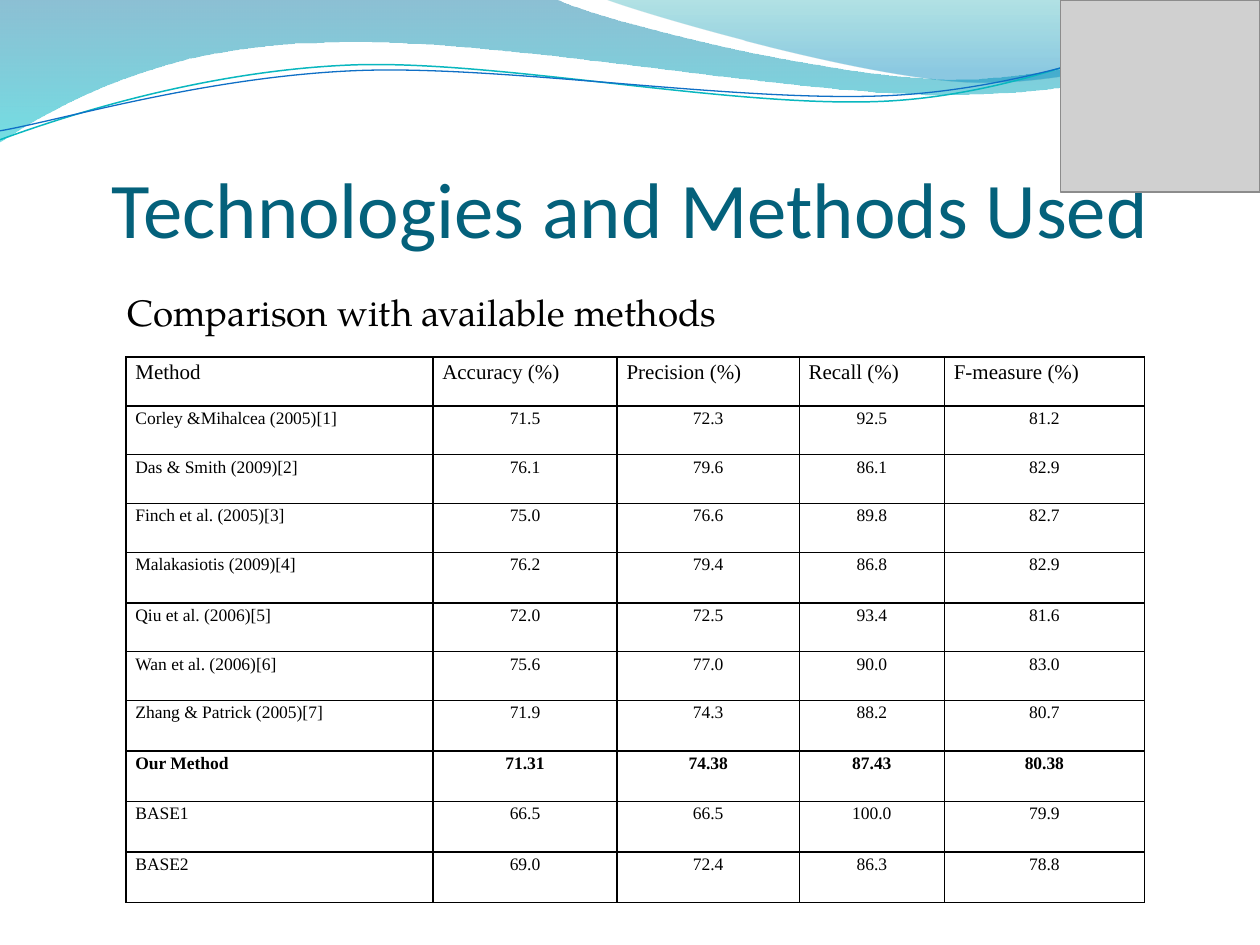
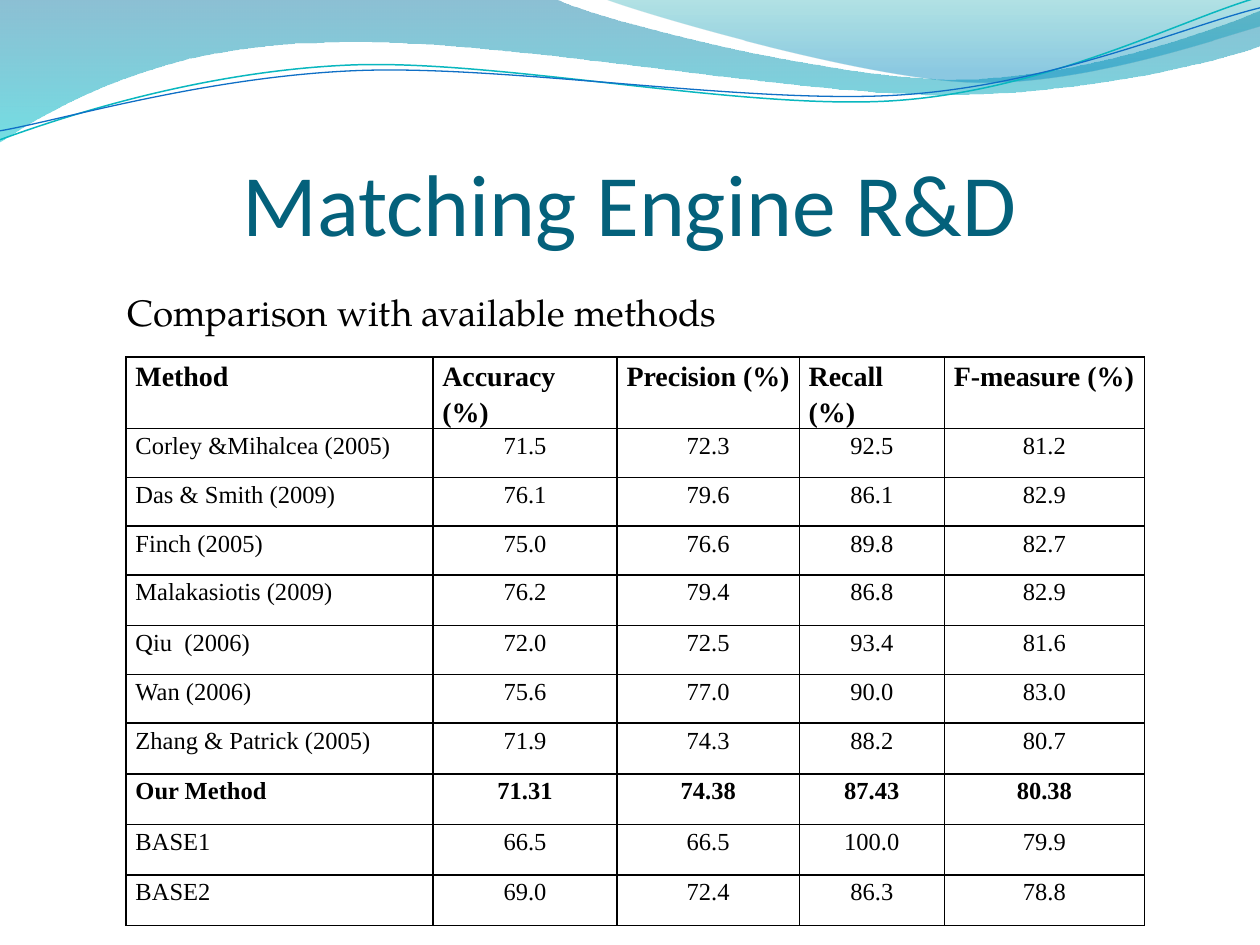
Before and after one commit to rohan501206/project-plagiabust, a slide deck: slide 29 of project docs/Final Presentation.pptx (slide 25 before the commit). Drawn at 1260x945 pixels with LibreOffice and Linux fonts; fonts in the diff are those of the drawing; grey boxes stand for pictures; background and template pictures are left out. Boxes give left, top, right and bottom in pixels: in the first picture for what was removed or moved away, otherwise in the second. Text is boxed around its words. In the diff, an @@ line names an element or a change of style, - is before the commit and + after.

```diff
--- a/project docs/Final Presentation.pptx
+++ b/project docs/Final Presentation.pptx
@@ picture removed at [1061,0,1260,192] @@
@@ title at [242,175,1016,251]: text changed; size 45 to 50 pt @@
-Technologies and Methods Used
+Matching Engine R&D
@@ table at [126,357,1145,931] @@
-row 2, column 1: Corley &Mihalcea (2005)[1]
+row 2, column 1: Corley &Mihalcea (2005)
-row 3, column 1: Das & Smith (2009)[2]
+row 3, column 1: Das & Smith (2009)
-row 4, column 1: Finch et al. (2005)[3]
+row 4, column 1: Finch (2005)
-row 5, column 1: Malakasiotis (2009)[4]
+row 5, column 1: Malakasiotis (2009)
-row 6, column 1: Qiu et al. (2006)[5]
+row 6, column 1: Qiu (2006)
-row 7, column 1: Wan et al. (2006)[6]
+row 7, column 1: Wan (2006)
-row 8, column 1: Zhang & Patrick (2005)[7]
+row 8, column 1: Zhang & Patrick (2005)
@@ size 12 to 16 pt, bold on in "Method", "Accuracy (%)", "Precision (%)", "Recall (%)" and 1 more places @@
@@ size 10 to 14 pt in "71.5", "72.3", "92.5", "81.2" and 39 more places @@
```
Also in this commit, not shown: 24 other slides changed, 14 slides added, 8 slides removed.
